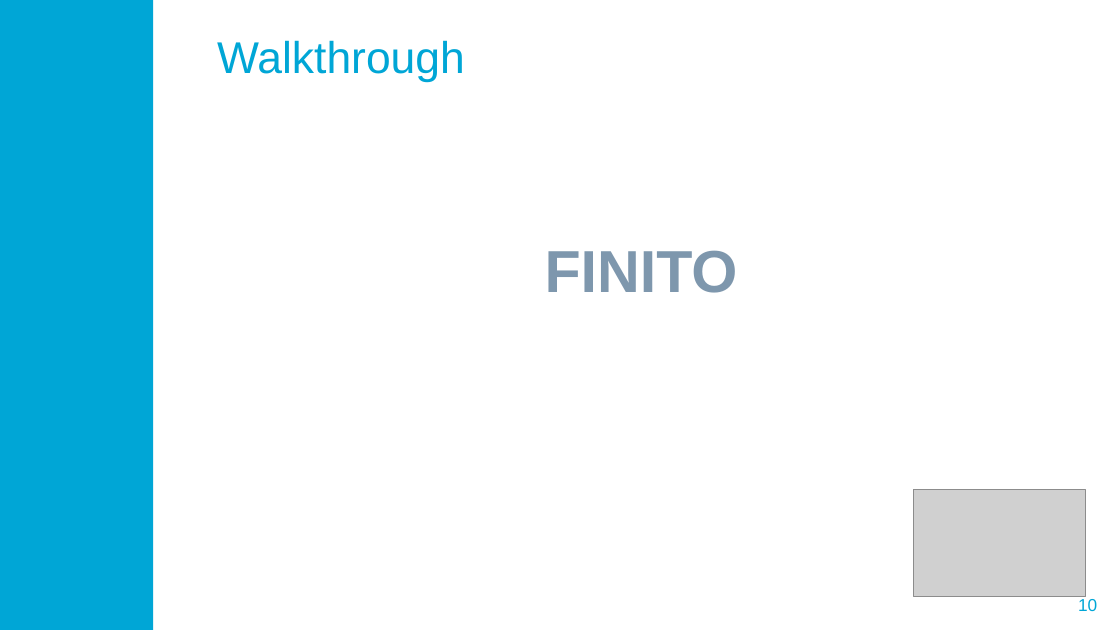
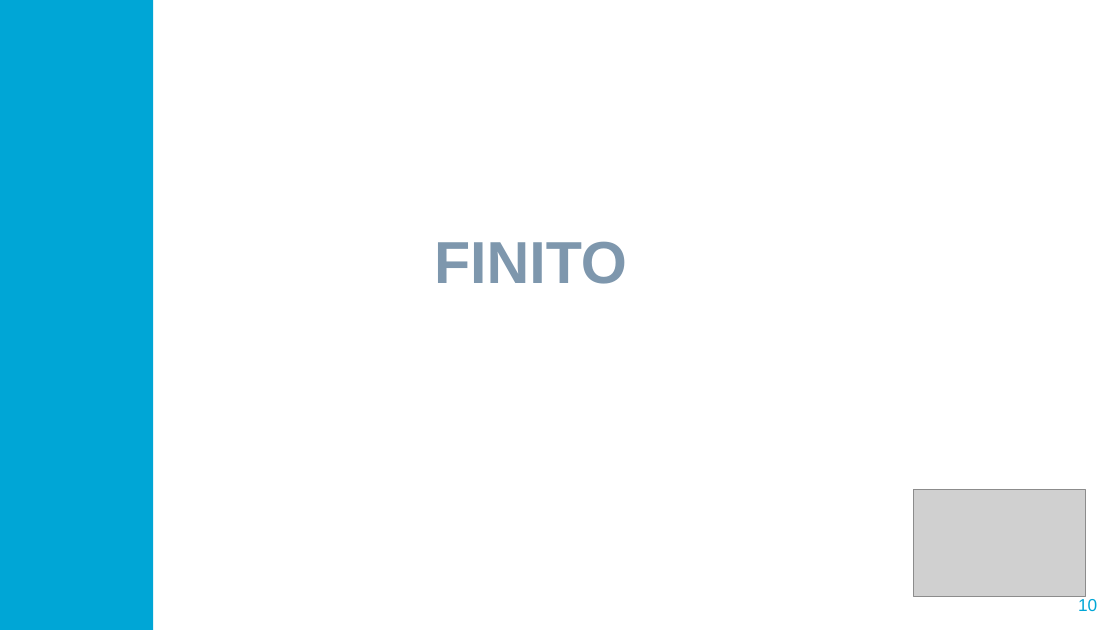
Before and after one commit to clanghout/Health-Informatics-3, a slide deck: slide 10 of docs/presentation/first-try.pptx. Drawn at 1120x630 pixels with LibreOffice and Linux fonts; fonts in the diff are those of the drawing; grey boxes stand for pictures; background and template pictures are left out. Boxes give left, top, right and bottom in pixels: in the first picture for what was removed or moved away, otherwise in the second. Text is boxed around its words. In the diff, an @@ line names an element or a change of style, - is before the commit and + after.

Commit message:
update

```diff
--- a/docs/presentation/first-try.pptx
+++ b/docs/presentation/first-try.pptx
@@ text removed at (217, 40, 465, 82) @@
-Walkthrough
@@ text "FINITO": place and size @@
-text "FINITO" at (545, 250, 738, 293)
+text "FINITO" at (434, 241, 627, 284)
```
